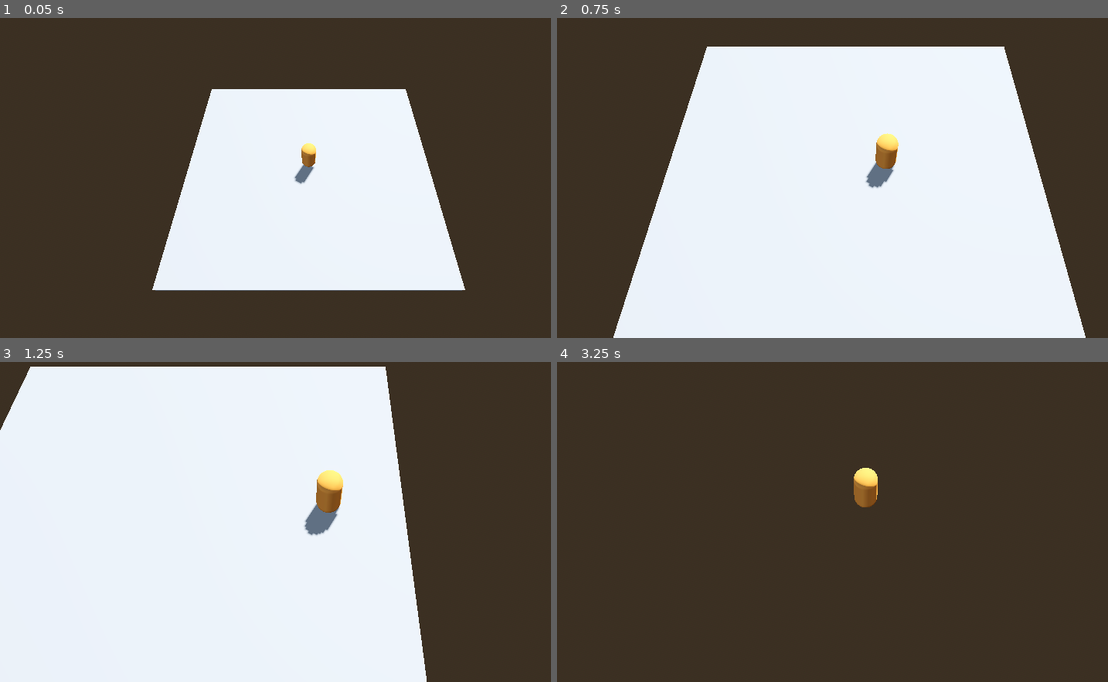
Above: before the commit, frames 1-4 (two rows, left to right).
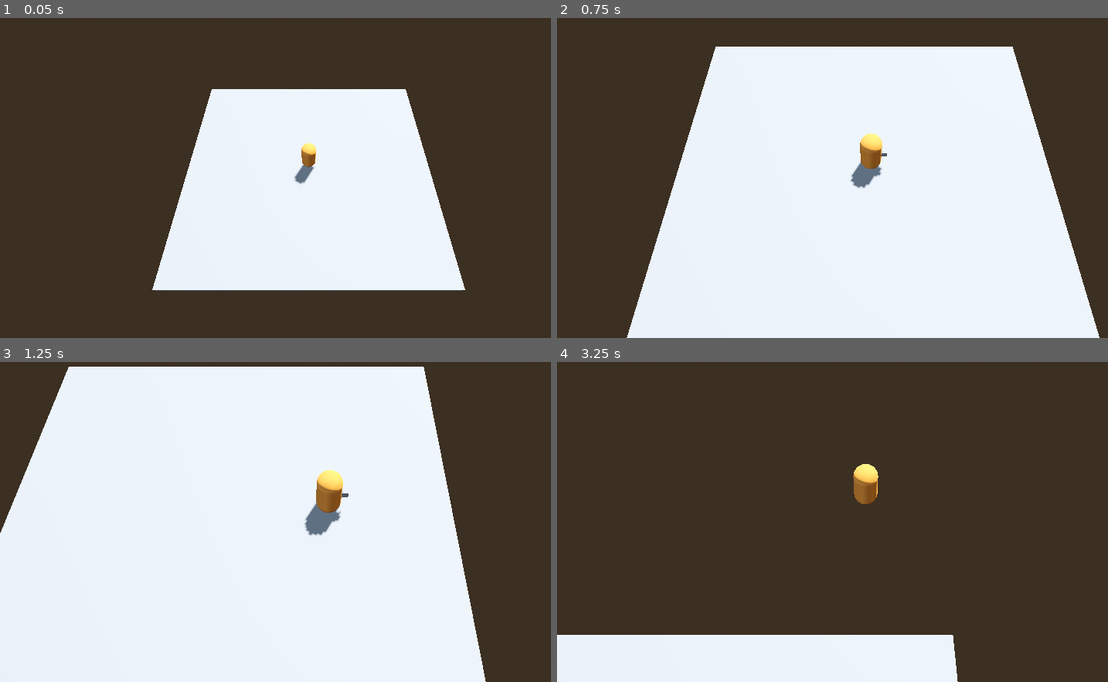
Above: after the commit, the same moments.

Repository: CFL-Helios/murphys-kitchen
Game: Godot game, scene res://levels/player_test.tscn
The game is run twice, just before and just after one commit, with the same random seed, the same clock (stepped at 60 frames per second) and the same inputs. The project has no main scene, so this scene is started directly.
Inputs (mouse positions are in pixels of both pictures, inside the frame that each line leads up to):
- Up to frame 1 (0.05 s): no input
- Up to frame 2 (0.75 s): tap Enter (ui_accept) at 0.5 s; move the mouse to (1003, 146) at 0.52 s; hold Right (move_right) from 0.53 s (still down); tap Shift (sprint) at 0.6 s; click (1003, 146) at 0.67 s
- Up to frame 3 (1.25 s): keep holding Right (move_right); tap Enter (ui_accept) at 0.77 s
- Up to frame 4 (3.25 s): move the mouse to (832, 509) at 1.27 s; release Right (move_right) at 1.28 s; hold W (move_up) from 1.28 s (still down); tap F at 1.35 s; tap Enter (ui_accept) at 1.52, 3.02 s; move the mouse to (882, 502) at 2.02 s; hold Q 2.03-2.78 s; move the mouse to (860, 515) at 2.77 s; tap Space at 2.85 s; click (860, 515) at 2.92 s

Frame 1 is identical in both runs. In frame 2, 4.7% of the frame differs, in the area x 10-99%, y 8-100%; in frame 3, 11%, in the area x 0-89%, y 1-100%; in frame 4, 11%.

Commit message:
smooth movement

Diff:
--- a/entities/pickup/pickup.tscn
+++ b/entities/pickup/pickup.tscn
@@ -12,6 +12,7 @@
 height = 0.05
 
 [node name="Pickup" type="Node3D"]
+metadata/_edit_group_ = true
 
 [node name="Trigger" type="Area3D" parent="."]
 
--- a/entities/player/player.tscn
+++ b/entities/player/player.tscn
@@ -12,6 +12,9 @@
 [sub_resource type="CapsuleMesh" id="CapsuleMesh_wk2hj"]
 radius = 0.4
 height = 1.8
+
+[sub_resource type="BoxMesh" id="BoxMesh_fkugw"]
+size = Vector3(0.25, 0.25, 0.25)
 
 [sub_resource type="CapsuleShape3D" id="CapsuleShape3D_u8bio"]
 radius = 0.4
@@ -29,6 +32,8 @@
 axis_lock_angular_x = true
 axis_lock_angular_z = true
 script = ExtResource("1_0gxgv")
+accel = 0.25
+deccel = 0.1
 input_left = "move_left"
 input_right = "move_right"
 input_forward = "move_up"
@@ -41,27 +46,33 @@
 gi_mode = 2
 mesh = SubResource("CapsuleMesh_wk2hj")
 
+[node name="MeshInstance3D" type="MeshInstance3D" parent="PlayerCharacter/Mesh"]
+transform = Transform3D(1, 0, 0, 0, 1, 0, 0, 0, 1, 0, 0, -0.466882)
+mesh = SubResource("BoxMesh_fkugw")
+
 [node name="Collider" type="CollisionShape3D" parent="PlayerCharacter"]
 transform = Transform3D(1, 0, 0, 0, 1, 0, 0, 0, 1, 0, 0.9, 0)
 shape = SubResource("CapsuleShape3D_u8bio")
 
-[node name="Camera" type="Camera3D" parent="."]
+[node name="CameraSystem" type="Node3D" parent="."]
+
+[node name="Camera" type="Camera3D" parent="CameraSystem"]
 physics_interpolation_mode = 1
 transform = Transform3D(1, 0, 0, 0, 0.5, 0.866025, 0, -0.866025, 0.5, 0, 12, 7)
 fov = 45.0
 
-[node name="PhantomCameraHost" type="Node" parent="Camera"]
+[node name="PhantomCameraHost" type="Node" parent="CameraSystem/Camera"]
 process_priority = 300
 process_physics_priority = 300
 script = ExtResource("2_ixbpm")
 metadata/_custom_type_script = ExtResource("2_ixbpm")
 
-[node name="PhantomCamera3D" type="Node3D" parent="." node_paths=PackedStringArray("follow_target")]
+[node name="PhantomCamera3D" type="Node3D" parent="CameraSystem" node_paths=PackedStringArray("follow_target")]
 transform = Transform3D(1, 0, 0, 0, 0.5, 0.866025, 0, -0.866025, 0.5, 0, 12, 7)
 top_level = true
 script = ExtResource("3_c6leb")
 follow_mode = 2
-follow_target = NodePath("../PlayerCharacter")
+follow_target = NodePath("../../PlayerCharacter")
 tween_resource = SubResource("Resource_ty5pe")
 camera_3d_resource = ExtResource("5_idpv6")
 follow_offset = Vector3(0, 12, 7)
--- a/scripts/topdown_controller.gd
+++ b/scripts/topdown_controller.gd
@@ -15,6 +15,8 @@
 @export var jump_velocity : float = 4.5
 ## How fast do we run?
 @export var sprint_speed : float = 10.0
+@export var accel : float = 0.5
+@export var deccel : float = 0.5
 
 @export_group("Input Actions")
 ## Name of Input Action to move Left.
@@ -69,16 +71,7 @@
 
 	# Apply desired movement to velocity
 	if can_move:
-		var input_dir := Input.get_vector(input_left, input_right, input_forward, input_back)
-		var move_dir := Vector3(input_dir.x, 0, input_dir.y)
-		if move_dir:
-			velocity.x = move_dir.x * move_speed
-			velocity.z = move_dir.z * move_speed
-			var look_at_target = Vector3(global_position.x + velocity.x, global_position.y, global_position.z + velocity.z)
-			look_at(look_at_target, Vector3.UP, false)
-		else:
-			velocity.x = move_toward(velocity.x, 0, move_speed)
-			velocity.z = move_toward(velocity.z, 0, move_speed)
+		calculate_velocity()
 	else:
 		velocity.x = 0
 		velocity.z = 0
@@ -86,6 +79,26 @@
 	# Use velocity to actually move
 	move_and_slide()
 
+func calculate_velocity():
+	var input_dir := Input.get_vector(input_left, input_right, input_forward, input_back)
+	var move_dir := Vector3(input_dir.x, 0, input_dir.y)
+
+
+	if move_dir:
+		move_dir *= move_speed
+		velocity.x = move_toward(velocity.x, move_dir.x, accel)
+		velocity.z = move_toward(velocity.z, move_dir.z, accel)
+
+	else:
+		velocity.x = move_toward(velocity.x, 0, deccel)
+		velocity.z = move_toward(velocity.z, 0, deccel)
+
+	if velocity:
+		var look_at_target = Vector3(global_position.x + velocity.x, global_position.y, global_position.z + velocity.z)
+		look_at(look_at_target, Vector3.UP, false)
+
+	velocity.x = clamp(velocity.x, -1 * move_speed, move_speed)
+	velocity.z = clamp(velocity.z, -1 * move_speed, move_speed)
 
 func capture_mouse():
 	Input.set_mouse_mode(Input.MOUSE_MODE_CAPTURED)
Not shown: 1 places in entities/player/player.tscn that only renumber resources
